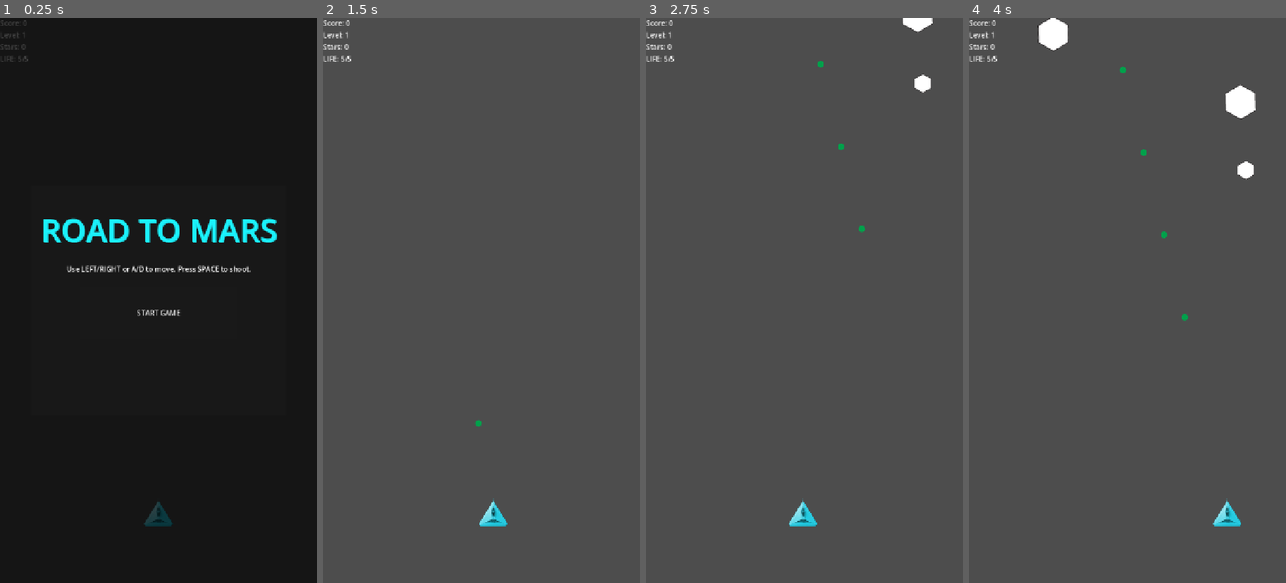
Above: before the commit, frames 1-4 (left to right).
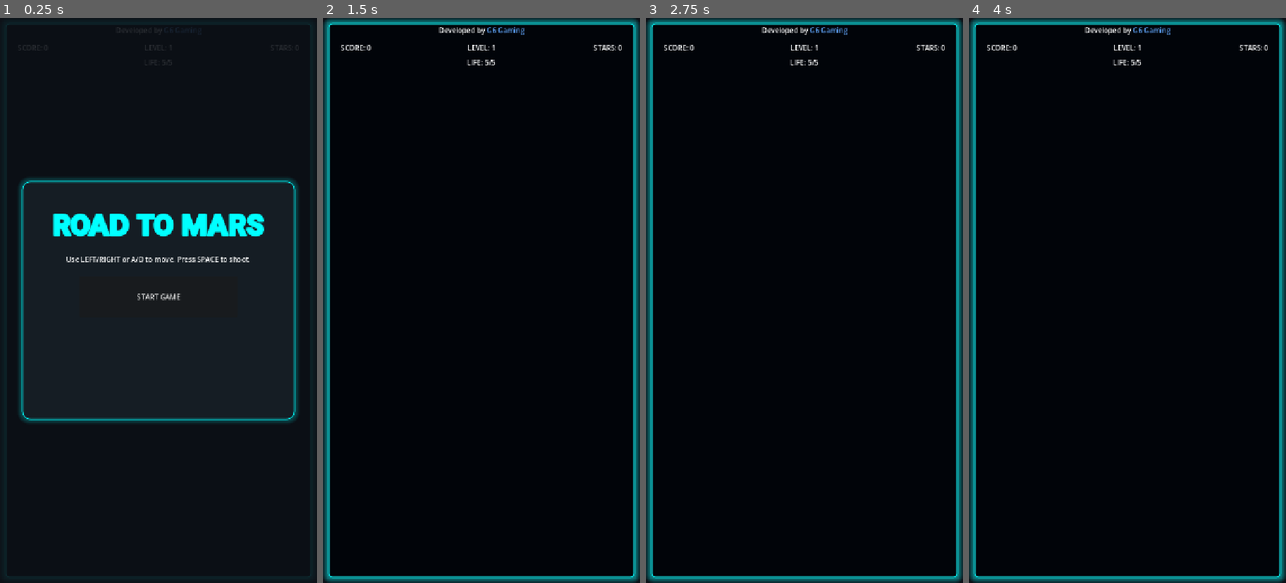
Above: after the commit, the same moments.

Repository: rsergeg/road2mars
Game: Godot game, scene res://scenes/Main.tscn
The game is run twice, just before and just after one commit, with the same random seed, the same clock (stepped at 60 frames per second) and the same inputs.
Inputs:
- Up to frame 1 (0.25 s): no input
- Up to frame 2 (1.5 s): click "START GAME" at 0.5 s; tap Enter at 1.25 s; hold D (move_right) from 1.28 s (still down); hold Space (shoot) from 1.28 s (still down)
- Up to frame 3 (2.75 s): release D (move_right) at 2.03 s; release Space (shoot) at 2.03 s; hold A (move_left) from 2.03 s (still down); tap Space (shoot) at 2.1 s
- Up to frame 4 (4 s): release A (move_left) at 2.78 s; hold Space (shoot) 2.78-3.53 s; hold D (move_right) from 2.78 s (still down); tap Space (shoot) at 3.6 s

The runs differ from the first frame. In frame 1, 6.9% of the frame differs, in the area x 0-99%, y 0-99%; in frame 2, 100%; in frame 3, 100%, in the area x 0-100%, y 0-100%; in frame 4, 100%.

Commit message:
Overhaul UI to neon Road 2 Mars visual style

Diff:
--- /dev/null
+++ b/assets/theme/road2mars_theme.tres
@@ -0,0 +1,69 @@
+[gd_resource type="Theme" load_steps=7 format=3]
+
+[ext_resource type="FontFile" path="res://assets/fonts/Inter-UI-Medium.ttf" id="1"]
+[ext_resource type="FontFile" path="res://assets/fonts/Inter-UI-Bold.ttf" id="2"]
+
+[sub_resource type="StyleBoxFlat" id="StyleBoxFlat_button_normal"]
+bg_color = Color(0, 1, 1, 1)
+border_width_left = 2
+border_width_top = 2
+border_width_right = 2
+border_width_bottom = 2
+border_color = Color(0, 1, 1, 1)
+corner_radius_top_left = 8
+corner_radius_top_right = 8
+corner_radius_bottom_right = 8
+corner_radius_bottom_left = 8
+shadow_color = Color(0, 1, 1, 0.35)
+shadow_size = 8
+
+[sub_resource type="StyleBoxFlat" id="StyleBoxFlat_button_hover"]
+bg_color = Color(0.3, 1, 1, 1)
+border_width_left = 2
+border_width_top = 2
+border_width_right = 2
+border_width_bottom = 2
+border_color = Color(0, 1, 1, 1)
+corner_radius_top_left = 8
+corner_radius_top_right = 8
+corner_radius_bottom_right = 8
+corner_radius_bottom_left = 8
+shadow_color = Color(0, 1, 1, 0.6)
+shadow_size = 12
+
+[sub_resource type="StyleBoxFlat" id="StyleBoxFlat_button_pressed"]
+bg_color = Color(0.45, 1, 1, 1)
+border_width_left = 2
+border_width_top = 2
+border_width_right = 2
+border_width_bottom = 2
+border_color = Color(0, 1, 1, 1)
+corner_radius_top_left = 8
+corner_radius_top_right = 8
+corner_radius_bottom_right = 8
+corner_radius_bottom_left = 8
+shadow_color = Color(0, 1, 1, 0.7)
+shadow_size = 15
+
+[sub_resource type="StyleBoxFlat" id="StyleBoxFlat_button_disabled"]
+bg_color = Color(0, 0.5, 0.5, 0.45)
+corner_radius_top_left = 8
+corner_radius_top_right = 8
+corner_radius_bottom_right = 8
+corner_radius_bottom_left = 8
+
+[sub_resource type="StyleBoxEmpty" id="StyleBoxEmpty_panel"]
+
+[resource]
+default_font = ExtResource("1")
+default_font_size = 24
+Button/fonts/font = ExtResource("2")
+Button/font_sizes/font_size = 32
+Button/colors/font_color = Color(0.0509804, 0.0666667, 0.0901961, 1)
+Button/styles/normal = SubResource("StyleBoxFlat_button_normal")
+Button/styles/hover = SubResource("StyleBoxFlat_button_hover")
+Button/styles/pressed = SubResource("StyleBoxFlat_button_pressed")
+Button/styles/focus = SubResource("StyleBoxFlat_button_hover")
+Button/styles/disabled = SubResource("StyleBoxFlat_button_disabled")
+Label/colors/font_color = Color(0.701961, 0.85098, 1, 1)
+Panel/styles/panel = SubResource("StyleBoxEmpty_panel")
--- a/scenes/UI.tscn
+++ b/scenes/UI.tscn
@@ -1,6 +1,8 @@
-[gd_scene format=3 uid="uid://cfet5sbv57peb"]
+[gd_scene load_steps=12 format=3 uid="uid://cfet5sbv57peb"]
 
 [ext_resource type="Script" uid="uid://cgech4ds042xy" path="res://scripts/MobileControls.gd" id="1"]
+[ext_resource type="Theme" path="res://assets/theme/road2mars_theme.tres" id="2"]
+[ext_resource type="FontFile" path="res://assets/fonts/Inter-UI-Black.ttf" id="3"]
 
 [sub_resource type="RectangleShape2D" id="RectangleShape2D_dj8aq"]
 size = Vector2(120, 120)
@@ -11,31 +13,161 @@
 [sub_resource type="RectangleShape2D" id="RectangleShape2D_5en4g"]
 size = Vector2(140, 140)
 
+[sub_resource type="StyleBoxFlat" id="StyleBoxFlat_frame"]
+draw_center = false
+border_width_left = 2
+border_width_top = 2
+border_width_right = 2
+border_width_bottom = 2
+border_color = Color(0, 1, 1, 1)
+corner_radius_top_left = 8
+corner_radius_top_right = 8
+corner_radius_bottom_right = 8
+corner_radius_bottom_left = 8
+shadow_color = Color(0, 1, 1, 0.45)
+shadow_size = 15
+
+[sub_resource type="StyleBoxFlat" id="StyleBoxFlat_overlay_panel"]
+bg_color = Color(0.0862745, 0.105882, 0.133333, 0.95)
+border_width_left = 2
+border_width_top = 2
+border_width_right = 2
+border_width_bottom = 2
+border_color = Color(0, 1, 1, 0.85)
+corner_radius_top_left = 18
+corner_radius_top_right = 18
+corner_radius_bottom_right = 18
+corner_radius_bottom_left = 18
+shadow_color = Color(0, 1, 1, 0.25)
+shadow_size = 12
+
+[sub_resource type="LabelSettings" id="LabelSettings_cyan_title"]
+font = ExtResource("3")
+font_size = 64
+font_color = Color(0, 1, 1, 1)
+shadow_color = Color(0, 1, 1, 1)
+shadow_size = 10
+shadow_offset = Vector2(0, 0)
+
 [node name="UI" type="CanvasLayer" unique_id=1460182622]
 process_mode = 3
+theme = ExtResource("2")
 script = ExtResource("1")
 
+[node name="PageBackground" type="ColorRect" parent="."]
+layout_mode = 3
+anchors_preset = 15
+anchor_right = 1.0
+anchor_bottom = 1.0
+grow_horizontal = 2
+grow_vertical = 2
+mouse_filter = 2
+color = Color(0.0509804, 0.0666667, 0.0901961, 1)
+
+[node name="ContainerBackground" type="ColorRect" parent="."]
+layout_mode = 3
+anchors_preset = 15
+anchor_right = 1.0
+anchor_bottom = 1.0
+offset_left = 8.0
+offset_top = 8.0
+offset_right = -8.0
+offset_bottom = -8.0
+grow_horizontal = 2
+grow_vertical = 2
+mouse_filter = 2
+color = Color(0.0862745, 0.105882, 0.133333, 1)
+
+[node name="PlayfieldBackground" type="ColorRect" parent="."]
+layout_mode = 3
+anchors_preset = 15
+anchor_right = 1.0
+anchor_bottom = 1.0
+offset_left = 16.0
+offset_top = 16.0
+offset_right = -16.0
+offset_bottom = -16.0
+grow_horizontal = 2
+grow_vertical = 2
+mouse_filter = 2
+color = Color(0.00392157, 0.0156863, 0.0352941, 1)
+
+[node name="GameFrame" type="Panel" parent="."]
+layout_mode = 3
+anchors_preset = 15
+anchor_right = 1.0
+anchor_bottom = 1.0
+offset_left = 12.0
+offset_top = 12.0
+offset_right = -12.0
+offset_bottom = -12.0
+grow_horizontal = 2
+grow_vertical = 2
+mouse_filter = 2
+theme_override_styles/panel = SubResource("StyleBoxFlat_frame")
+
+[node name="TopInfo" type="MarginContainer" parent="."]
+layout_mode = 1
+anchors_preset = 10
+anchor_left = 0.5
+anchor_right = 0.5
+offset_left = -250.0
+offset_top = 16.0
+offset_right = 250.0
+offset_bottom = 46.0
+grow_horizontal = 2
+
+[node name="CompanyLabel" type="RichTextLabel" parent="TopInfo"]
+layout_mode = 2
+bbcode_enabled = true
+fit_content = true
+scroll_active = false
+text = "Developed by [color=#60a5fa]G6 Gaming[/color]"
+horizontal_alignment = 1
+
 [node name="HUD" type="MarginContainer" parent="." unique_id=639381212]
-offset_right = 720.0
-offset_bottom = 220.0
-
-[node name="VBoxContainer" type="VBoxContainer" parent="HUD" unique_id=1150421848]
-layout_mode = 2
-
-[node name="ScoreLabel" type="Label" parent="HUD/VBoxContainer" unique_id=1050150733]
-layout_mode = 2
-text = "Score: 0"
-
-[node name="LevelLabel" type="Label" parent="HUD/VBoxContainer" unique_id=631206471]
-layout_mode = 2
-text = "Level: 1"
-
-[node name="StarsLabel" type="Label" parent="HUD/VBoxContainer" unique_id=1301369343]
-layout_mode = 2
-text = "Stars: 0"
+layout_mode = 1
+anchors_preset = 10
+anchor_left = 0.5
+anchor_right = 0.5
+offset_left = -320.0
+offset_top = 56.0
+offset_right = 320.0
+offset_bottom = 168.0
+grow_horizontal = 2
+
+[node name="VBoxContainer" type="VBoxContainer" parent="HUD"]
+layout_mode = 2
+theme_override_constants/separation = 10
+
+[node name="StatsRow" type="HBoxContainer" parent="HUD/VBoxContainer"]
+layout_mode = 2
+theme_override_constants/separation = 40
+
+[node name="ScoreLabel" type="Label" parent="HUD/VBoxContainer/StatsRow" unique_id=1050150733]
+custom_minimum_size = Vector2(180, 0)
+layout_mode = 2
+size_flags_horizontal = 3
+horizontal_alignment = 0
+text = "SCORE: 0"
+
+[node name="LevelLabel" type="Label" parent="HUD/VBoxContainer/StatsRow" unique_id=631206471]
+custom_minimum_size = Vector2(180, 0)
+layout_mode = 2
+size_flags_horizontal = 3
+horizontal_alignment = 1
+text = "LEVEL: 1"
+
+[node name="StarsLabel" type="Label" parent="HUD/VBoxContainer/StatsRow" unique_id=1301369343]
+custom_minimum_size = Vector2(180, 0)
+layout_mode = 2
+size_flags_horizontal = 3
+horizontal_alignment = 2
+text = "STARS: 0"
 
 [node name="LifeLabel" type="Label" parent="HUD/VBoxContainer" unique_id=935100001]
 layout_mode = 2
+horizontal_alignment = 1
 text = "LIFE: 5/5"
 
 [node name="StartScreen" type="Control" parent="."]
@@ -53,22 +185,23 @@
 anchor_bottom = 1.0
 grow_horizontal = 2
 grow_vertical = 2
-color = Color(0, 0, 0, 0.72)
+color = Color(0.0509804, 0.0666667, 0.0901961, 0.88)
 
 [node name="Panel" type="Panel" parent="StartScreen"]
-custom_minimum_size = Vector2(580, 520)
+custom_minimum_size = Vector2(620, 540)
 layout_mode = 1
 anchors_preset = 8
 anchor_left = 0.5
 anchor_top = 0.5
 anchor_right = 0.5
 anchor_bottom = 0.5
-offset_left = -290.0
-offset_top = -260.0
-offset_right = 290.0
-offset_bottom = 260.0
-grow_horizontal = 2
-grow_vertical = 2
+offset_left = -310.0
+offset_top = -270.0
+offset_right = 310.0
+offset_bottom = 270.0
+grow_horizontal = 2
+grow_vertical = 2
+theme_override_styles/panel = SubResource("StyleBoxFlat_overlay_panel")
 
 [node name="VBoxContainer" type="VBoxContainer" parent="StartScreen/Panel"]
 layout_mode = 1
@@ -87,11 +220,7 @@
 
 [node name="TitleLabel" type="Label" parent="StartScreen/Panel/VBoxContainer"]
 layout_mode = 2
-theme_override_colors/font_color = Color(0.102, 0.949, 0.988, 1)
-theme_override_colors/font_shadow_color = Color(0.102, 0.949, 0.988, 0.7)
-theme_override_constants/shadow_offset_x = 2
-theme_override_constants/shadow_offset_y = 2
-theme_override_font_sizes/font_size = 72
+label_settings = SubResource("LabelSettings_cyan_title")
 horizontal_alignment = 1
 text = "ROAD TO MARS"
 
@@ -102,7 +231,7 @@
 text = "Use LEFT/RIGHT or A/D to move. Press SPACE to shoot."
 
 [node name="StartButton" type="Button" parent="StartScreen/Panel/VBoxContainer"]
-custom_minimum_size = Vector2(360, 120)
+custom_minimum_size = Vector2(360, 92)
 layout_mode = 2
 size_flags_horizontal = 4
 text = "START GAME"
@@ -123,22 +252,23 @@
 anchor_bottom = 1.0
 grow_horizontal = 2
 grow_vertical = 2
-color = Color(0, 0, 0, 0.75)
+color = Color(0.0509804, 0.0666667, 0.0901961, 0.9)
 
 [node name="Panel" type="Panel" parent="GameOverScreen"]
-custom_minimum_size = Vector2(560, 500)
+custom_minimum_size = Vector2(580, 500)
 layout_mode = 1
 anchors_preset = 8
 anchor_left = 0.5
 anchor_top = 0.5
 anchor_right = 0.5
 anchor_bottom = 0.5
-offset_left = -280.0
+offset_left = -290.0
 offset_top = -250.0
-offset_right = 280.0
+offset_right = 290.0
 offset_bottom = 250.0
 grow_horizontal = 2
 grow_vertical = 2
+theme_override_styles/panel = SubResource("StyleBoxFlat_overlay_panel")
 
 [node name="VBoxContainer" type="VBoxContainer" parent="GameOverScreen/Panel"]
 layout_mode = 1
@@ -157,7 +287,7 @@
 
 [node name="GameOverLabel" type="Label" parent="GameOverScreen/Panel/VBoxContainer"]
 layout_mode = 2
-theme_override_font_sizes/font_size = 64
+label_settings = SubResource("LabelSettings_cyan_title")
 horizontal_alignment = 1
 text = "GAME OVER"
 
@@ -172,7 +302,7 @@
 text = "Stars Collected: 0"
 
 [node name="RestartButton" type="Button" parent="GameOverScreen/Panel/VBoxContainer"]
-custom_minimum_size = Vector2(360, 120)
+custom_minimum_size = Vector2(320, 92)
 layout_mode = 2
 size_flags_horizontal = 4
 text = "RESTART"
--- a/scripts/Main.gd
+++ b/scripts/Main.gd
@@ -6,9 +6,9 @@
 @onready var player: CharacterBody2D = $Player
 @onready var spawn_timer: Timer = $SpawnTimer
 @onready var ui: CanvasLayer = $UI
-@onready var score_label = $UI/HUD/VBoxContainer/ScoreLabel
-@onready var level_label = $UI/HUD/VBoxContainer/LevelLabel
-@onready var stars_label = $UI/HUD/VBoxContainer/StarsLabel
+@onready var score_label = $UI/HUD/VBoxContainer/StatsRow/ScoreLabel
+@onready var level_label = $UI/HUD/VBoxContainer/StatsRow/LevelLabel
+@onready var stars_label = $UI/HUD/VBoxContainer/StatsRow/StarsLabel
 @onready var life_label = $UI/HUD/VBoxContainer/LifeLabel
 @onready var shoot_sfx: AudioStreamPlayer = $ShootSfx
 @onready var hit_sfx: AudioStreamPlayer = $HitSfx
@@ -113,13 +113,13 @@
 	boss_spawned = false
 
 func _on_score_changed(value: int) -> void:
-	score_label.text = "Score: %d" % value
+	score_label.text = "SCORE: %d" % value
 
 func _on_stars_changed(value: int) -> void:
-	stars_label.text = "Stars: %d" % value
+	stars_label.text = "STARS: %d" % value
 
 func _on_level_changed(value: int) -> void:
-	level_label.text = "Level: %d" % value
+	level_label.text = "LEVEL: %d" % value
 	spawn_timer.wait_time = clamp(1.0 - float(value) * 0.02, 0.35, 1.0)
 	if value > _last_level:
 		levelup_sfx.play()
--- a/scripts/Player.gd
+++ b/scripts/Player.gd
@@ -62,6 +62,8 @@
 	health_changed.emit(_health, max_health)
 
 	if _health <= 0:
+		collision_layer = 0
+		collision_mask = 0
 		player_died.emit()
 		return
 
